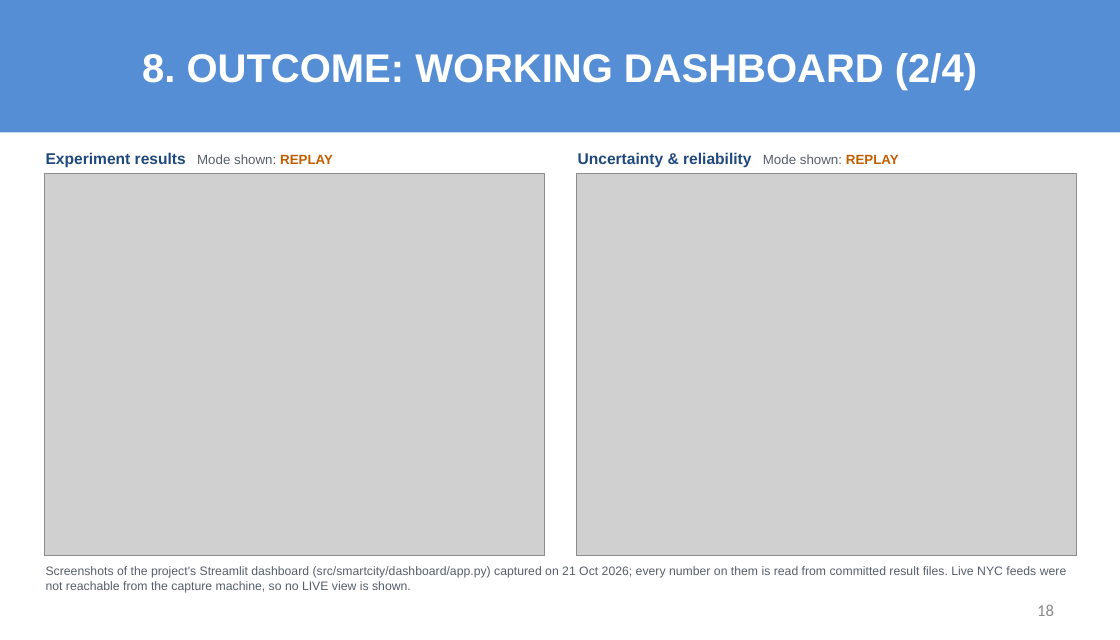
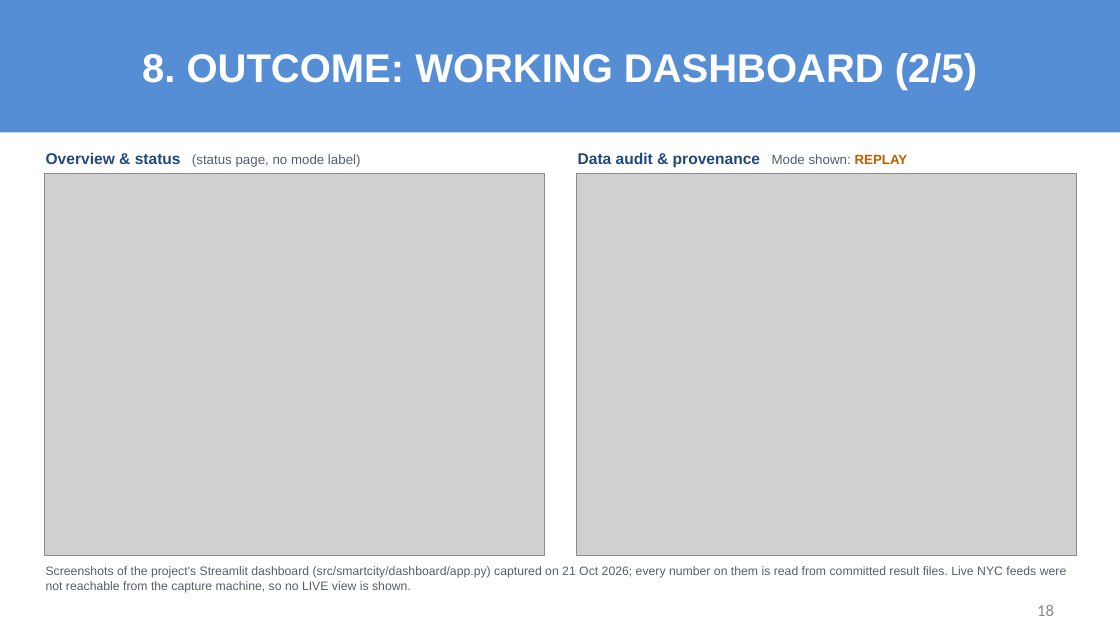
Before and after one commit to sricharansk/Major-Project, a slide deck: slide 18 of presentation/Final_Review_S_K_Sricharan_25MML1010.pptx. Drawn at 1120x640 pixels with LibreOffice and Linux fonts; fonts in the diff are those of the drawing; grey boxes stand for pictures. Boxes give left, top, right and bottom in pixels: in the first picture for what was removed or moved away, otherwise in the second. Text is boxed around its words. In the diff, an @@ line names an element or a change of style, - is before the commit and + after.

```diff
--- a/presentation/Final_Review_S_K_Sricharan_25MML1010.pptx
+++ b/presentation/Final_Review_S_K_Sricharan_25MML1010.pptx
@@ title at [142,53,977,90]: text changed @@
-8. OUTCOME: WORKING DASHBOARD (2/4)
+8. OUTCOME: WORKING DASHBOARD (2/5)
@@ text at [46,152,361,167]: text changed; size 14 to 12 pt; text colour #1F497D to #555F6B; bold off @@
-Experiment results Mode shown: REPLAY
+Overview & status (status page, no mode label)
@@ text at [578,152,908,167]: text changed @@
-Uncertainty & reliability Mode shown: REPLAY
+Data audit & provenance Mode shown: REPLAY
```
Also in this commit, not shown: 7 other slides changed, 1 slide added, 6 other files.
